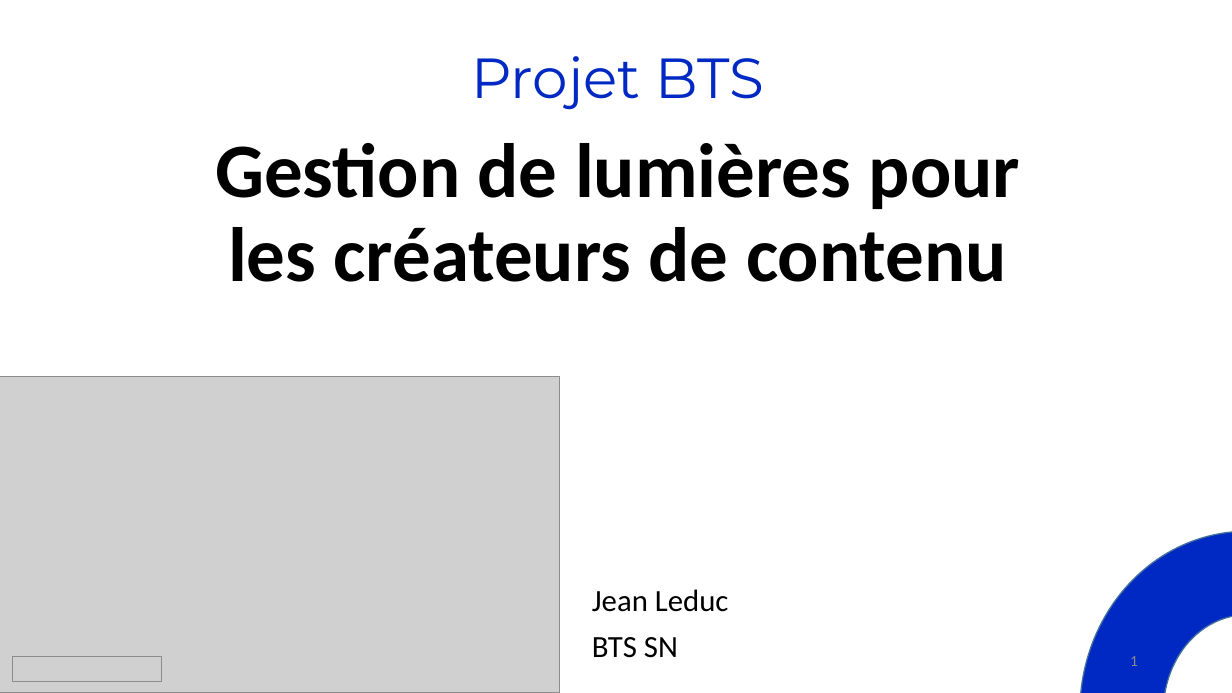
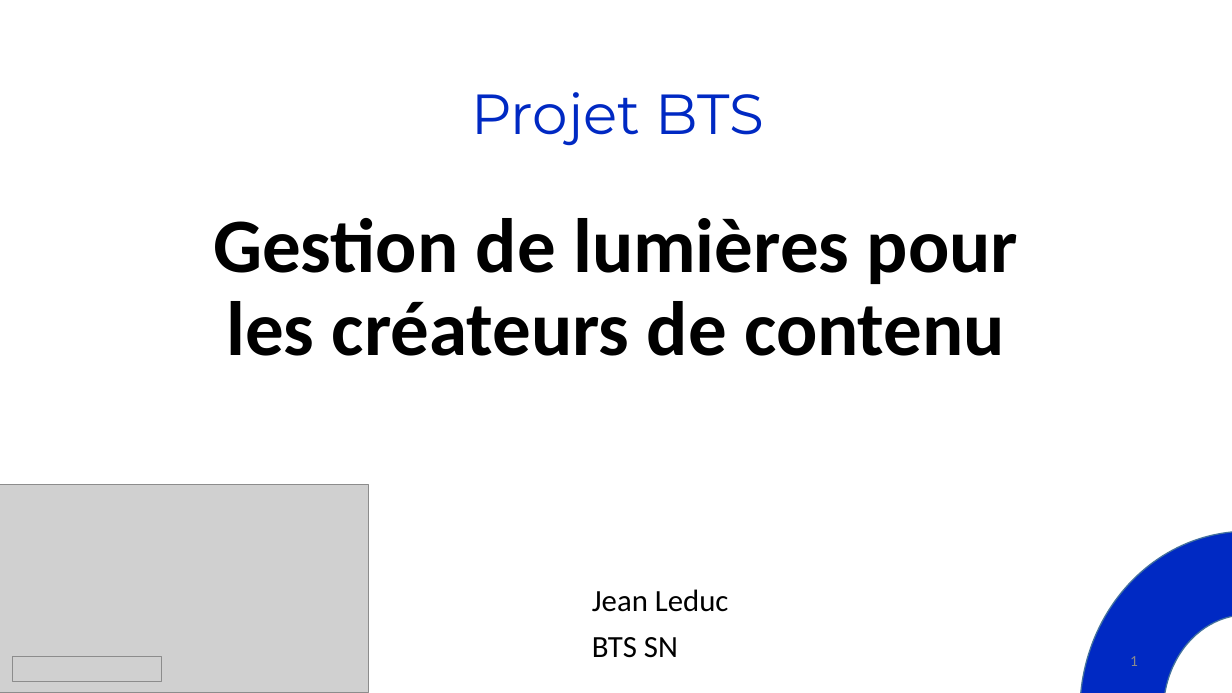
Before and after one commit to LeducJean/ProjetDMX, a slide deck: slide 1 of documentation/oral/Diapo projetDMX.pptx. Drawn at 1232x693 pixels with LibreOffice and Linux fonts; fonts in the diff are those of the drawing; grey boxes stand for pictures. Boxes give left, top, right and bottom in pixels: in the first picture for what was removed or moved away, otherwise in the second. Text is boxed around its words. In the diff, an @@ line names an element or a change of style, - is before the commit and + after.

```diff
--- a/documentation/oral/Diapo projetDMX.pptx
+++ b/documentation/oral/Diapo projetDMX.pptx
@@ subtitle "Projet BTS": place and size @@
-subtitle "Projet BTS" at bbox=[472, 56, 764, 110]
+subtitle "Projet BTS" at bbox=[472, 92, 764, 146]
@@ title "Gestion de lumières pour les ...": place and size @@
-title "Gestion de lumières pour les ..." at bbox=[215, 143, 1020, 282]
+title "Gestion de lumières pour les ..." at bbox=[213, 218, 1018, 356]
@@ picture: place and size @@
-picture at bbox=[0, 376, 560, 693]
+picture at bbox=[0, 485, 369, 693]
```
Also in this commit, not shown: 4 other slides changed, 1 slide added, 1 slide removed, 10 other files.
